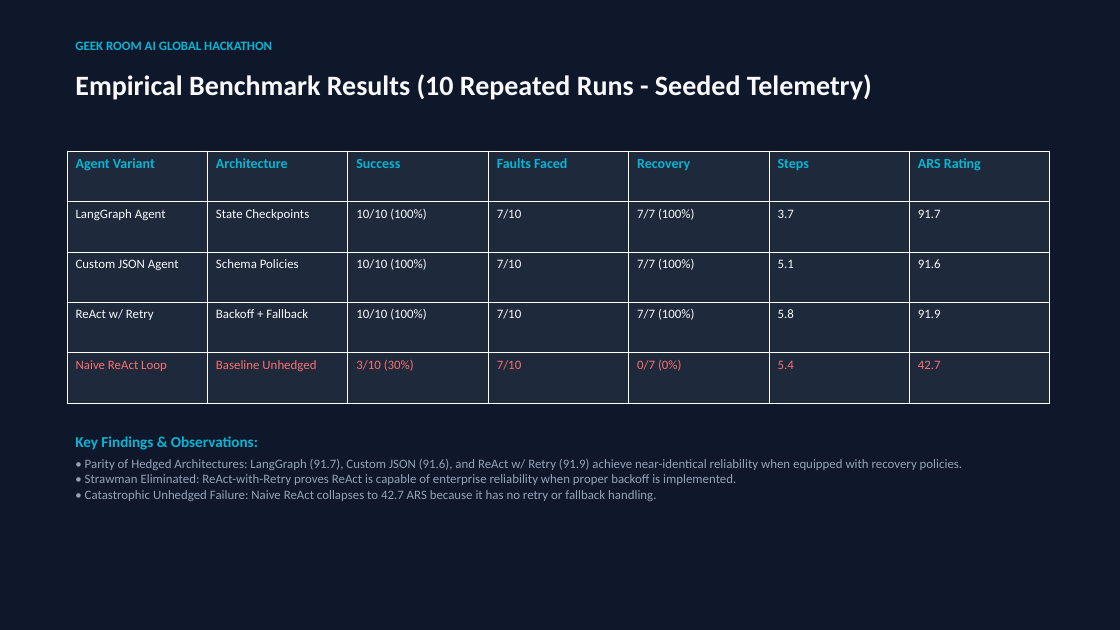
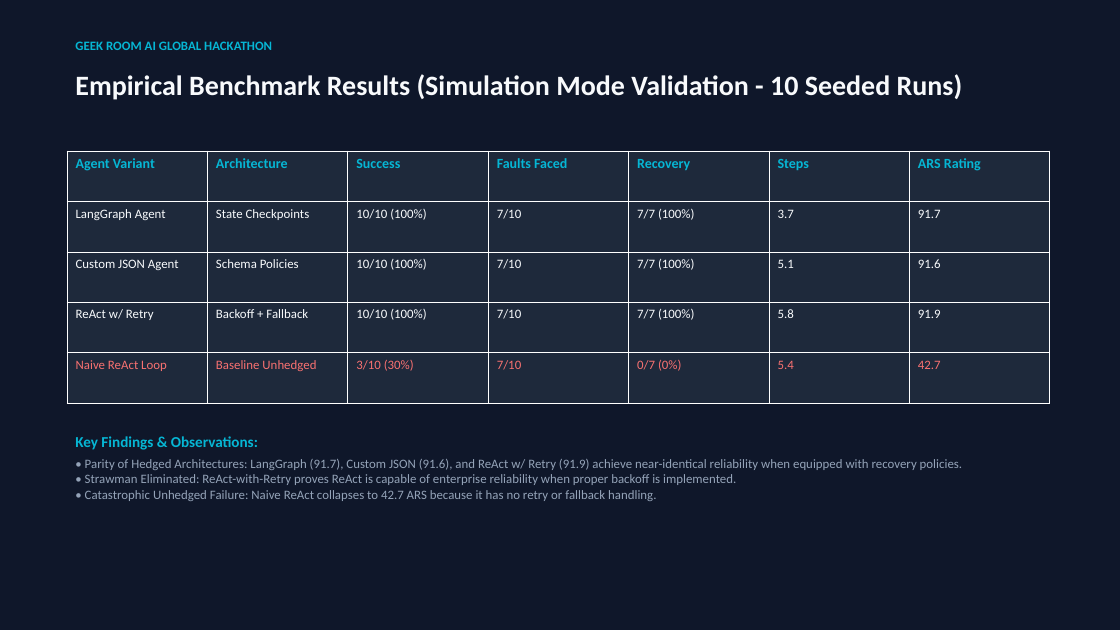
Before and after one commit to Mohan-M04/agentbench-arena, a slide deck: slide 8 of AgentBench_Arena_Hackathon_Pitch_Deck.pptx. Drawn at 1120x630 pixels with LibreOffice and Linux fonts; fonts in the diff are those of the drawing. Boxes give left, top, right and bottom in pixels: in the first picture for what was removed or moved away, otherwise in the second. Text is boxed around its words. In the diff, an @@ line names an element or a change of style, - is before the commit and + after.

Commit message:
feat(benchmark): update 10-run multi-task suite, ARS recovery rate ratio, and pitch deck

```diff
--- a/AgentBench_Arena_Hackathon_Pitch_Deck.pptx
+++ b/AgentBench_Arena_Hackathon_Pitch_Deck.pptx
@@ text at (75,74,963,100): text changed @@
-Empirical Benchmark Results (10 Repeated Runs - Seeded Telemetry)
+Empirical Benchmark Results (Simulation Mode Validation - 10 Seeded Runs)
```
Also in this commit, not shown: 5 other slides changed, 4 other files.
